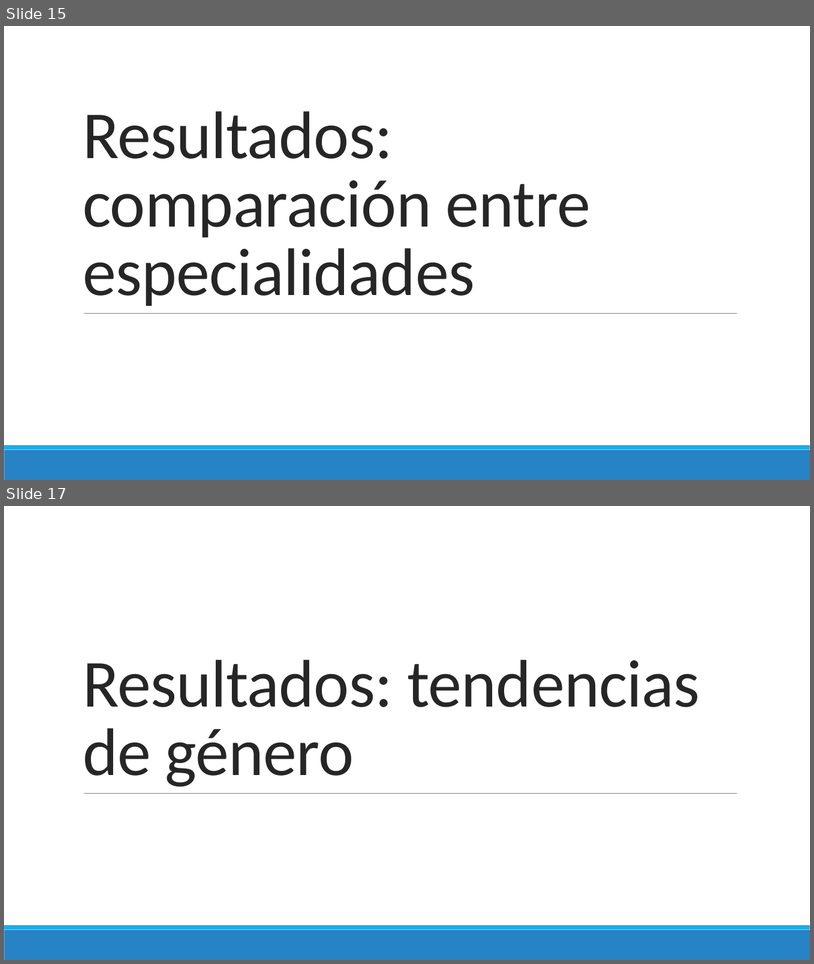
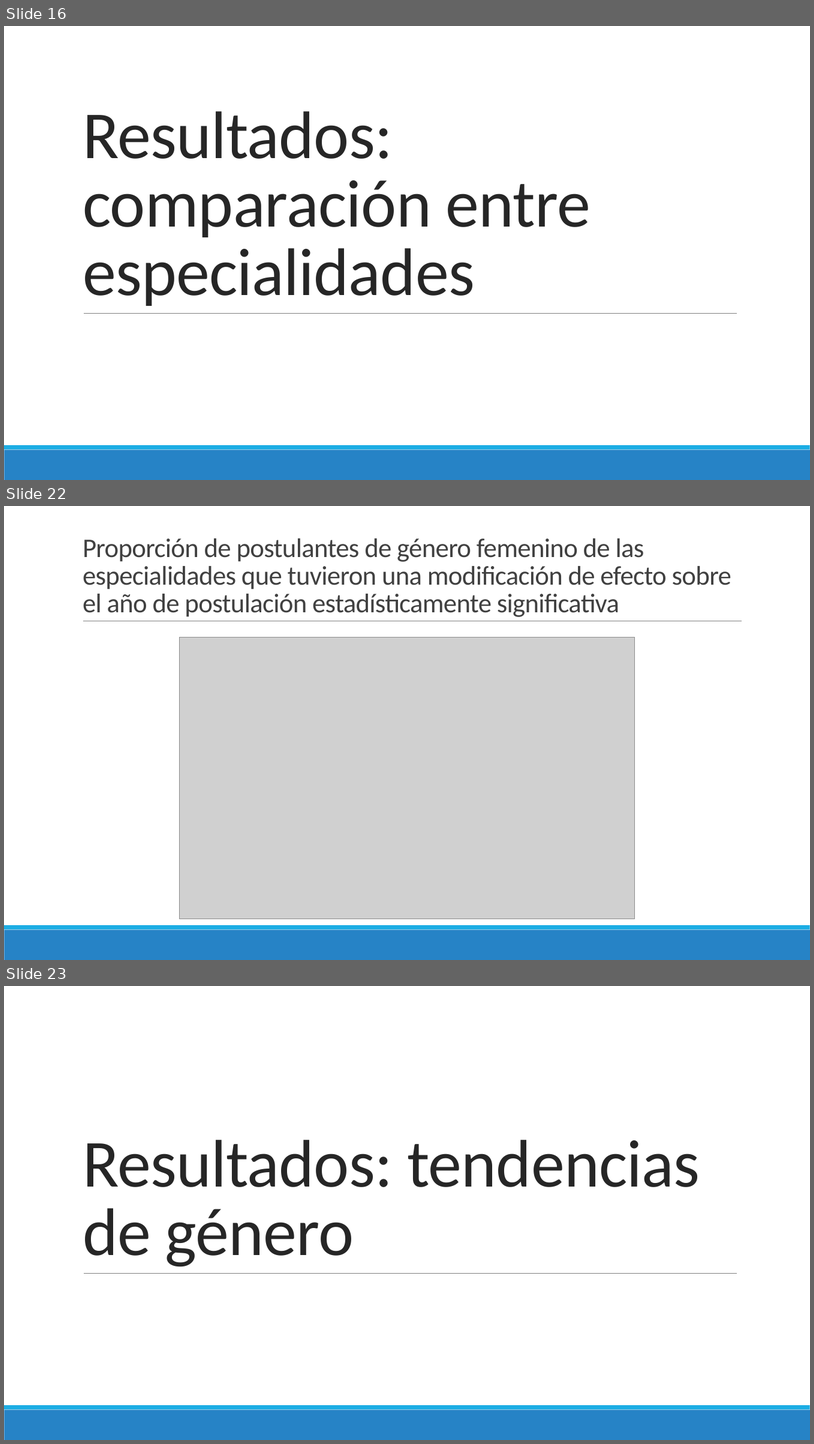
Before and after one commit to danimedi/tesis_genero_especialidades, a slide deck: doc/diapositivas_sustentacion_tesis.pptx. Shown one above the other, each under a label of ours: slides 15 and 17 before the commit, slides 16, 22 and 23 after it; the slides between them are not shown. The pictures are 814x964 and 814x1444 pixels, drawn with LibreOffice and Linux fonts; fonts in the diff are those of the drawing; grey boxes stand for pictures. Boxes give left, top, right and bottom in pixels: in the first picture for what was removed or moved away, otherwise in the second. Text is boxed around its words. In the diff, an @@ line names an element or a change of style, - is before the commit and + after.

```diff
--- a/doc/diapositivas_sustentacion_tesis.pptx
+++ b/doc/diapositivas_sustentacion_tesis.pptx
@@ slide 22 added at bbox=[4, 506, 810, 960], background #FFFFFF; not listed: 2 template elements that a slide beside it also shows @@
@@ title added at bbox=[83, 538, 732, 617], 32 pt, text #404040 @@
+Proporción de postulantes de género femenino de las especialidades que tuvieron una modificación de efecto sobre el año de postulación estadísticamente significativa
@@ line added from (83, 621) to (743, 621), #808080 0.5 pt @@
@@ picture added at bbox=[179, 637, 635, 918] @@
@@ what was slide 15 is now slide 16 @@
@@ what was slide 17 is now slide 23 @@
```
Also in this commit, not shown: 7 other slides added, 2 slides removed.
